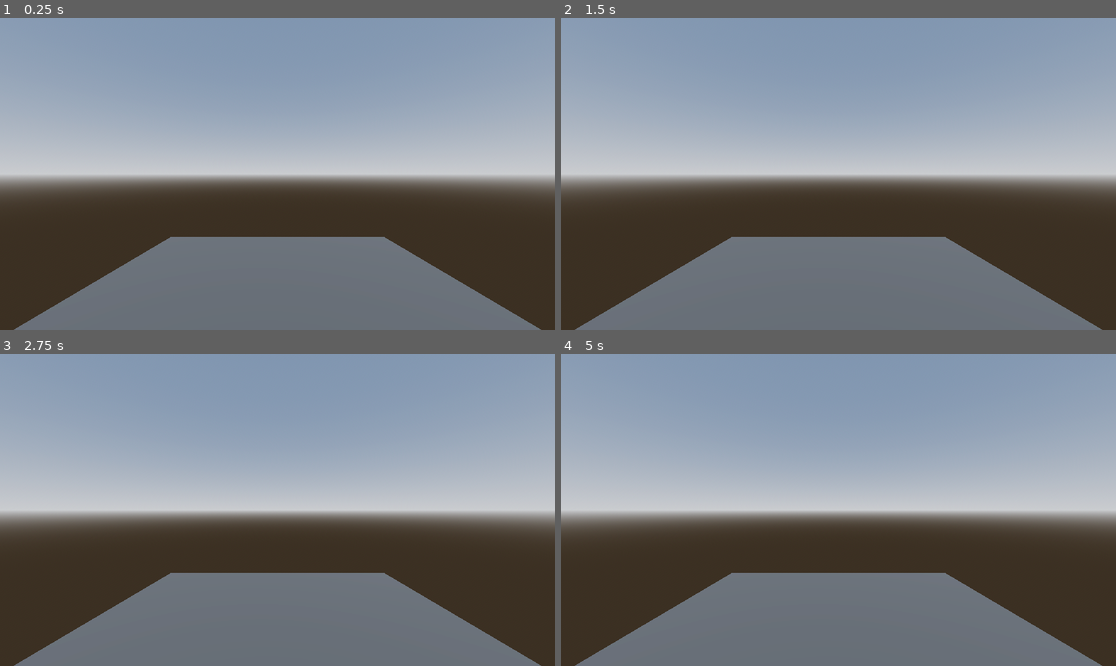
Above: before the commit, frames 1-4 (two rows, left to right).
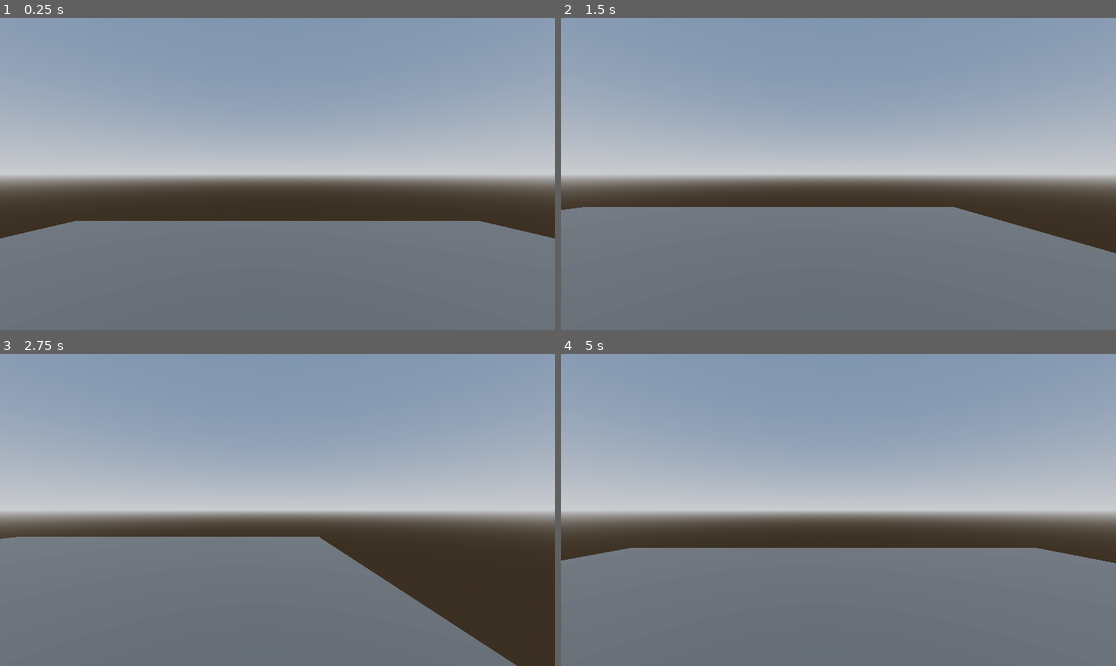
Above: after the commit, the same moments.

Repository: erdospeet11/HOMEINVASION
Game: Godot game, scene res://main.tscn
Same seed, same stepped clock (60 frames per second), same inputs: the game is played once before the commit and once after it.
Inputs (mouse positions are in pixels of both pictures, inside the frame that each line leads up to):
- Up to frame 1 (0.25 s): no input
- Up to frame 2 (1.5 s): tap Enter (ui_accept) at 0.5, 0.6, 0.77, 1.07, 1.35 s; move the mouse to (960, 158) at 0.52 s; hold D (move_right, bound only after the commit) 0.53-1.28 s; move the mouse to (727, 189) at 1.27 s; hold S (move_backward, bound only after the commit) from 1.28 s (still down)
- Up to frame 3 (2.75 s): tap Enter (ui_accept) at 1.52, 1.82, 2.1 s; move the mouse to (333, 441) at 2.02 s; release S (move_backward, bound only after the commit) at 2.03 s; hold D (move_right, bound only after the commit) from 2.03 s (still down)
- Up to frame 4 (5 s): move the mouse to (810, 572) at 2.77 s; release D (move_right, bound only after the commit) at 2.78 s; hold W (move_forward, bound only after the commit) 2.78-3.53 s; tap Enter (ui_accept) at 2.85, 3.02, 3.32, 3.6, 3.77, 4.07, 4.35, 4.52, 4.82 s; move the mouse to (1005, 556) at 3.52 s; hold A (move_left, bound only after the commit) from 3.53 s (still down); move the mouse to (672, 463) at 4.27 s

The runs differ from the first frame. In frame 1, 14% of the frame differs, in the area x 0-100%, y 65-100%; in frame 2, 17%; in frame 3, 13%; in frame 4, 17%, in the area x 0-100%, y 62-100%.

Commit message:
Player movement

Diff:
--- /dev/null
+++ b/first-person-controller/player.gd
@@ -0,0 +1,32 @@
+extends CharacterBody3D
+
+@onready var neck: Node3D = $neck
+
+const SPEED = 5.0
+const JUMP_VELOCITY = 4.5
+
+func _ready() -> void:
+	pass
+
+func _physics_process(delta: float) -> void:
+	if not is_on_floor():
+		velocity += get_gravity() * delta
+
+	if Input.is_action_just_pressed("ui_accept") and is_on_floor():
+		velocity.y = JUMP_VELOCITY
+
+	var input_dir = Input.get_vector("move_left", "move_right", "move_forward", "move_backward")
+	var direction = (neck.transform.basis * Vector3(input_dir.x, 0, input_dir.y)).normalized()
+
+	if direction:
+		velocity.x = direction.x * SPEED
+		velocity.z = direction.z * SPEED
+	else:
+		velocity.x = move_toward(velocity.x, 0, SPEED)
+		velocity.z = move_toward(velocity.z, 0, SPEED)
+
+	move_and_slide()
+
+func _input(event: InputEvent) -> void:
+	if event is InputEventMouseMotion:
+		pass
--- a/first-person-controller/player.tscn
+++ b/first-person-controller/player.tscn
@@ -1,8 +1,13 @@
-[gd_scene load_steps=2 format=3 uid="uid://3np57omgtt3i"]
+[gd_scene load_steps=4 format=3 uid="uid://3np57omgtt3i"]
+
+[ext_resource type="Script" uid="uid://cmnasuyphnyx5" path="res://first-person-controller/player.gd" id="1_140n8"]
 
 [sub_resource type="CapsuleShape3D" id="CapsuleShape3D_js3he"]
 
+[sub_resource type="CapsuleMesh" id="CapsuleMesh_140n8"]
+
 [node name="Player" type="CharacterBody3D"]
+script = ExtResource("1_140n8")
 
 [node name="neck" type="Node3D" parent="."]
 transform = Transform3D(1, 0, 0, 0, 1, 0, 0, 0, 1, 0, 0.78645074, 0)
@@ -11,3 +16,6 @@
 
 [node name="CollisionShape3D" type="CollisionShape3D" parent="."]
 shape = SubResource("CapsuleShape3D_js3he")
+
+[node name="MeshInstance3D" type="MeshInstance3D" parent="."]
+mesh = SubResource("CapsuleMesh_140n8")
--- a/main.tscn
+++ b/main.tscn
@@ -1,4 +1,6 @@
-[gd_scene load_steps=6 format=3 uid="uid://wcbs3oq8vnfb"]
+[gd_scene load_steps=8 format=3 uid="uid://wcbs3oq8vnfb"]
+
+[ext_resource type="PackedScene" uid="uid://3np57omgtt3i" path="res://first-person-controller/player.tscn" id="1_ig7tw"]
 
 [sub_resource type="ProceduralSkyMaterial" id="ProceduralSkyMaterial_7dm0k"]
 sky_horizon_color = Color(0.66224277, 0.6717428, 0.6867428, 1)
@@ -20,7 +22,10 @@
 material = SubResource("StandardMaterial3D_7dm0k")
 size = Vector2(20, 20)
 
-[node name="Node3D" type="Node3D"]
+[sub_resource type="ConcavePolygonShape3D" id="ConcavePolygonShape3D_0xm2m"]
+data = PackedVector3Array(10, 0, 10, -10, 0, 10, 10, 0, -10, -10, 0, 10, -10, 0, -10, 10, 0, -10)
+
+[node name="Universe" type="Node3D"]
 
 [node name="DirectionalLight3D" type="DirectionalLight3D" parent="."]
 transform = Transform3D(-0.8660254, -0.43301278, 0.25, 0, 0.49999997, 0.86602545, -0.50000006, 0.75, -0.43301266, 0, 0, 0)
@@ -29,8 +34,22 @@
 [node name="WorldEnvironment" type="WorldEnvironment" parent="."]
 environment = SubResource("Environment_0xm2m")
 
-[node name="MeshInstance3D" type="MeshInstance3D" parent="."]
+[node name="Player" parent="." instance=ExtResource("1_ig7tw")]
+transform = Transform3D(1, 0, 0, 0, 1, 0, 0, 0, 1, 0, 1.8231748, 0)
+
+[node name="EncounterManager" type="Node3D" parent="."]
+
+[node name="House" type="Node3D" parent="."]
+
+[node name="MeshInstance3D" type="MeshInstance3D" parent="House"]
 mesh = SubResource("PlaneMesh_ig7tw")
+skeleton = NodePath("../..")
 
-[node name="Camera3D" type="Camera3D" parent="."]
-transform = Transform3D(1, 0, 0, 0, 1, 0, 0, 0, 1, 0, 5.9010124, 9.177354)
+[node name="StaticBody3D" type="StaticBody3D" parent="House/MeshInstance3D"]
+
+[node name="CollisionShape3D" type="CollisionShape3D" parent="House/MeshInstance3D/StaticBody3D"]
+shape = SubResource("ConcavePolygonShape3D_0xm2m")
+
+[node name="CSGCylinder3D" type="CSGCylinder3D" parent="House"]
+transform = Transform3D(1, 0, 0, 0, 1, 0, 0, 0, 1, 0, 2.2211914, 4.3353586)
+height = 6.442383
--- a/project.godot
+++ b/project.godot
@@ -14,3 +14,34 @@
 run/main_scene="uid://wcbs3oq8vnfb"
 config/features=PackedStringArray("4.5", "Forward Plus")
 config/icon="res://icon.svg"
+
+[display]
+
+window/vsync/vsync_mode=0
+
+[input]
+
+move_left={
+"deadzone": 0.2,
+"events": [Object(InputEventKey,"resource_local_to_scene":false,"resource_name":"","device":-1,"window_id":0,"alt_pressed":false,"shift_pressed":false,"ctrl_pressed":false,"meta_pressed":false,"pressed":false,"keycode":0,"physical_keycode":65,"key_label":0,"unicode":97,"location":0,"echo":false,"script":null)
+]
+}
+move_right={
+"deadzone": 0.2,
+"events": [Object(InputEventKey,"resource_local_to_scene":false,"resource_name":"","device":-1,"window_id":0,"alt_pressed":false,"shift_pressed":false,"ctrl_pressed":false,"meta_pressed":false,"pressed":false,"keycode":0,"physical_keycode":68,"key_label":0,"unicode":100,"location":0,"echo":false,"script":null)
+]
+}
+move_forward={
+"deadzone": 0.2,
+"events": [Object(InputEventKey,"resource_local_to_scene":false,"resource_name":"","device":-1,"window_id":0,"alt_pressed":false,"shift_pressed":false,"ctrl_pressed":false,"meta_pressed":false,"pressed":false,"keycode":0,"physical_keycode":87,"key_label":0,"unicode":119,"location":0,"echo":false,"script":null)
+]
+}
+move_backward={
+"deadzone": 0.2,
+"events": [Object(InputEventKey,"resource_local_to_scene":false,"resource_name":"","device":-1,"window_id":0,"alt_pressed":false,"shift_pressed":false,"ctrl_pressed":false,"meta_pressed":false,"pressed":false,"keycode":0,"physical_keycode":83,"key_label":0,"unicode":115,"location":0,"echo":false,"script":null)
+]
+}
+
+[rendering]
+
+textures/canvas_textures/default_texture_filter=0
Not shown, added: first-person-controller/player.gd.uid
Not shown, changed: .gitignore
